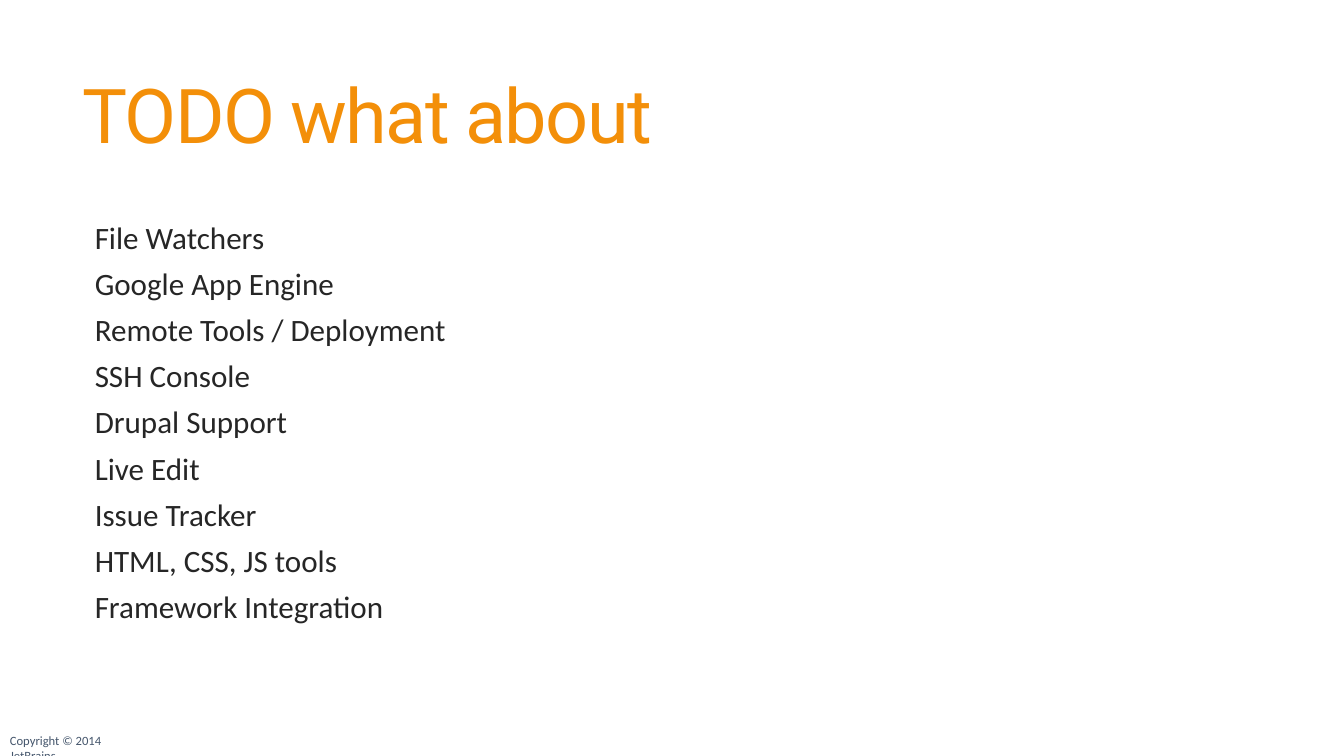
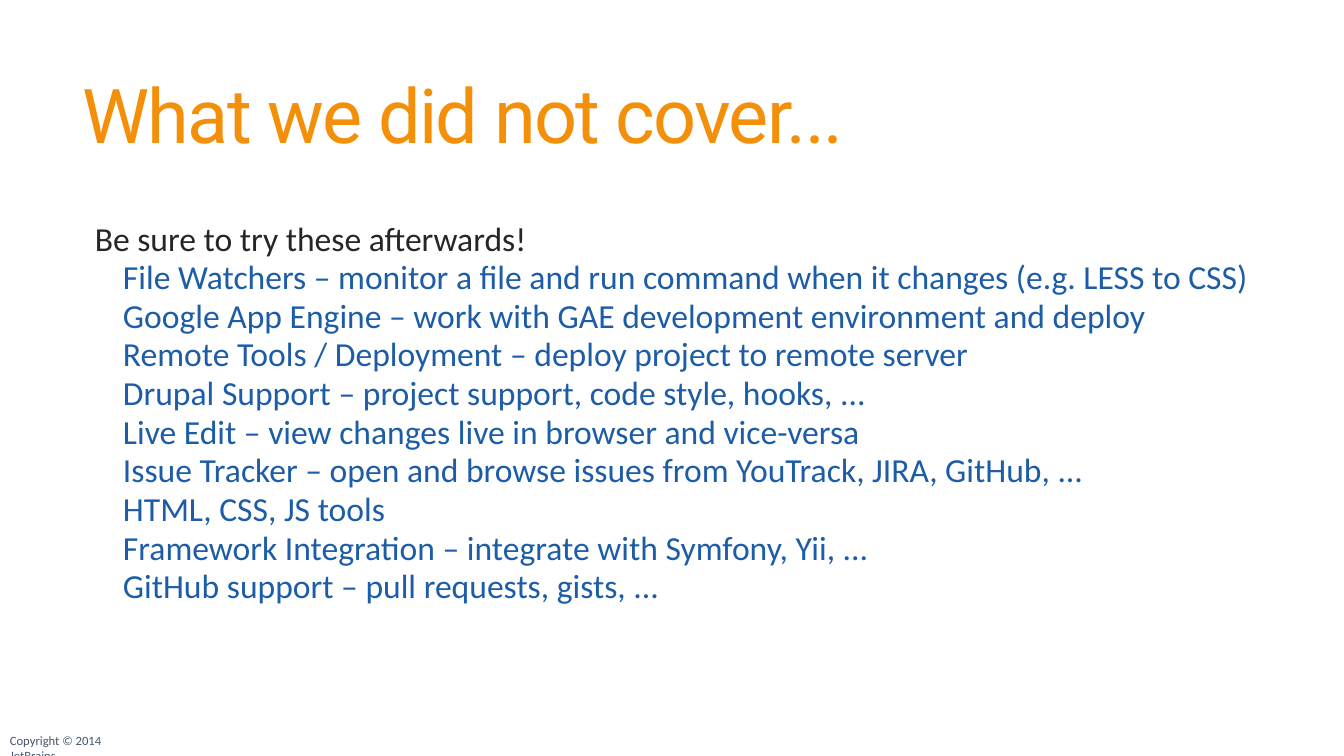
Before and after one commit to JetBrains/phpstorm-workshop, a slide deck: slide 130 of PhpStorm Workshop.pptx (slide 120 before the commit). Drawn at 1344x756 pixels with LibreOffice and Linux fonts; fonts in the diff are those of the drawing; background and template pictures are left out. Boxes give left, top, right and bottom in pixels: in the first picture for what was removed or moved away, otherwise in the second. Text is boxed around its words. In the diff, an @@ line names an element or a change of style, - is before the commit and + after.

Commit message:
Updated slide deck with Tools and Plugins

```diff
--- a/PhpStorm Workshop.pptx
+++ b/PhpStorm Workshop.pptx
@@ title at box(83, 86, 843, 144): text changed @@
-TODO what about
+What we did not cover...
@@ text at box(95, 227, 1247, 488): text changed; size 22.2 to 24 pt; text colour #262626 to #1D5DA7 @@
-  File Watchers
-  Google App Engine
-  Remote Tools / Deployment
-  SSH Console
-  Drupal Support
-  Live Edit
-  Issue Tracker
+  Be sure to try these afterwards!
+    File Watchers – monitor a file and run command when it changes (e.g. LESS to CSS)
+    Google App Engine – work with GAE development environment and deploy
+    Remote Tools / Deployment – deploy project to remote server
+    Drupal Support – project support, code style, hooks, ...
+    Live Edit – view changes live in browser and vice-versa
+    Issue Tracker – open and browse issues from YouTrack, JIRA, GitHub, ...
@@ text at box(123, 497, 385, 525): size 22.2 to 24 pt, text colour #262626 to #1D5DA7 in "HTML, CSS, JS tools"; list level 1 to 2 in "HTML, CSS, JS tools" @@
@@ text at box(123, 536, 836, 604): text changed; size 22.2 to 24 pt; text colour #262626 to #1D5DA7 @@
-  Framework Integration
+    Framework Integration – integrate with Symfony, Yii, ...
+    GitHub support – pull requests, gists, ...
```
Also in this commit, not shown: 2 other slides changed, 11 slides added.
